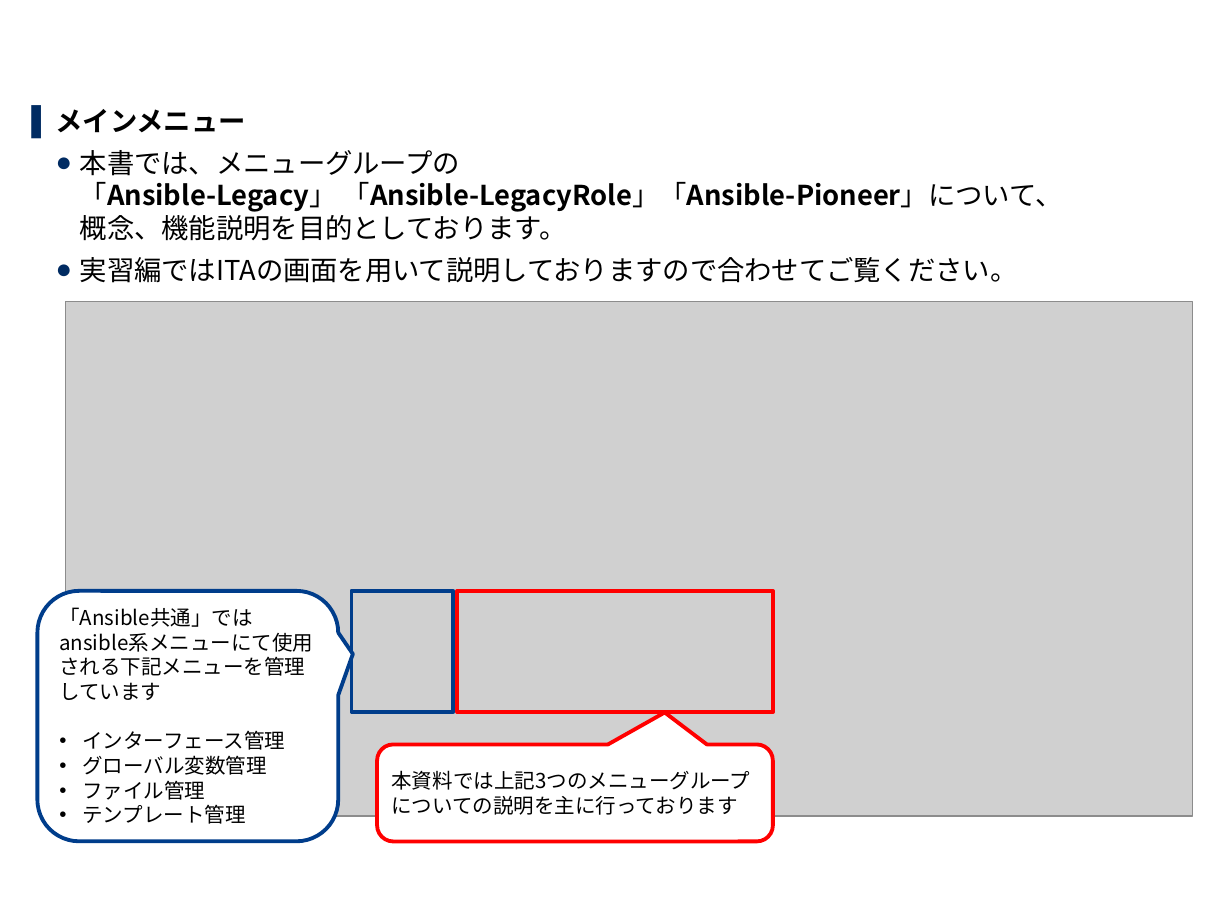
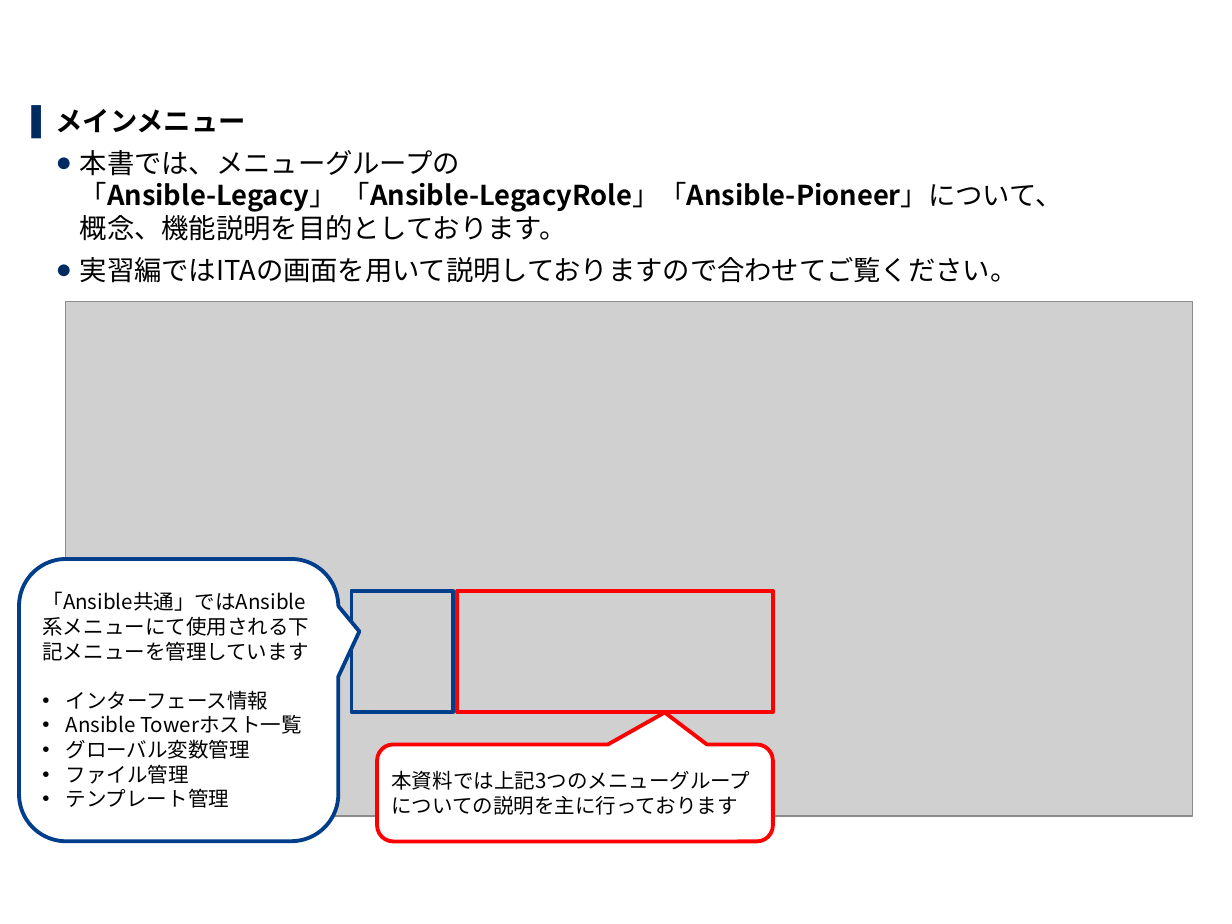
Before and after one commit to exastro-suite/it-automation-docs, a slide deck: slide 3 of asset/Learn_ja/ITA-Ansible-Driver_ja.pptx. Drawn at 1232x924 pixels with LibreOffice and Linux fonts; fonts in the diff are those of the drawing; grey boxes stand for pictures; background and template pictures are left out. Boxes give left, top, right and bottom in pixels: in the first picture for what was removed or moved away, otherwise in the second. Text is boxed around its words. In the diff, an @@ line names an element or a change of style, - is before the commit and + after.

Commit message:
modified ITA-Ansible-Driver

```diff
--- a/asset/Learn_ja/ITA-Ansible-Driver_ja.pptx
+++ b/asset/Learn_ja/ITA-Ansible-Driver_ja.pptx
@@ rounded speech box "「Ansible共通」ではAnsible系メニューにて使用される下記メニューを管理しています": place and size @@
-rounded speech box "「Ansible共通」ではAnsible系メニューにて使用される下記メニューを管理しています" at box(37, 591, 338, 841)
+rounded speech box "「Ansible共通」ではAnsible系メニューにて使用される下記メニューを管理しています" at box(18, 559, 338, 841)
@@ rounded speech box "「Ansible共通」ではAnsible系メニューにて使用される下記メニューを管理しています" at box(18, 559, 338, 841): proportions changed @@
@@ text in rounded speech box at box(42, 591, 305, 734): text changed @@
-「Ansible共通」ではansible系メニューにて使用される下記メニューを管理しています
-• インターフェース管理
+「Ansible共通」ではAnsible系メニューにて使用される下記メニューを管理しています
+• インターフェース情報
+• Ansible Towerホスト一覧
```
Also in this commit, not shown: 8 other slides changed, 1 slide added, 1 other file.
